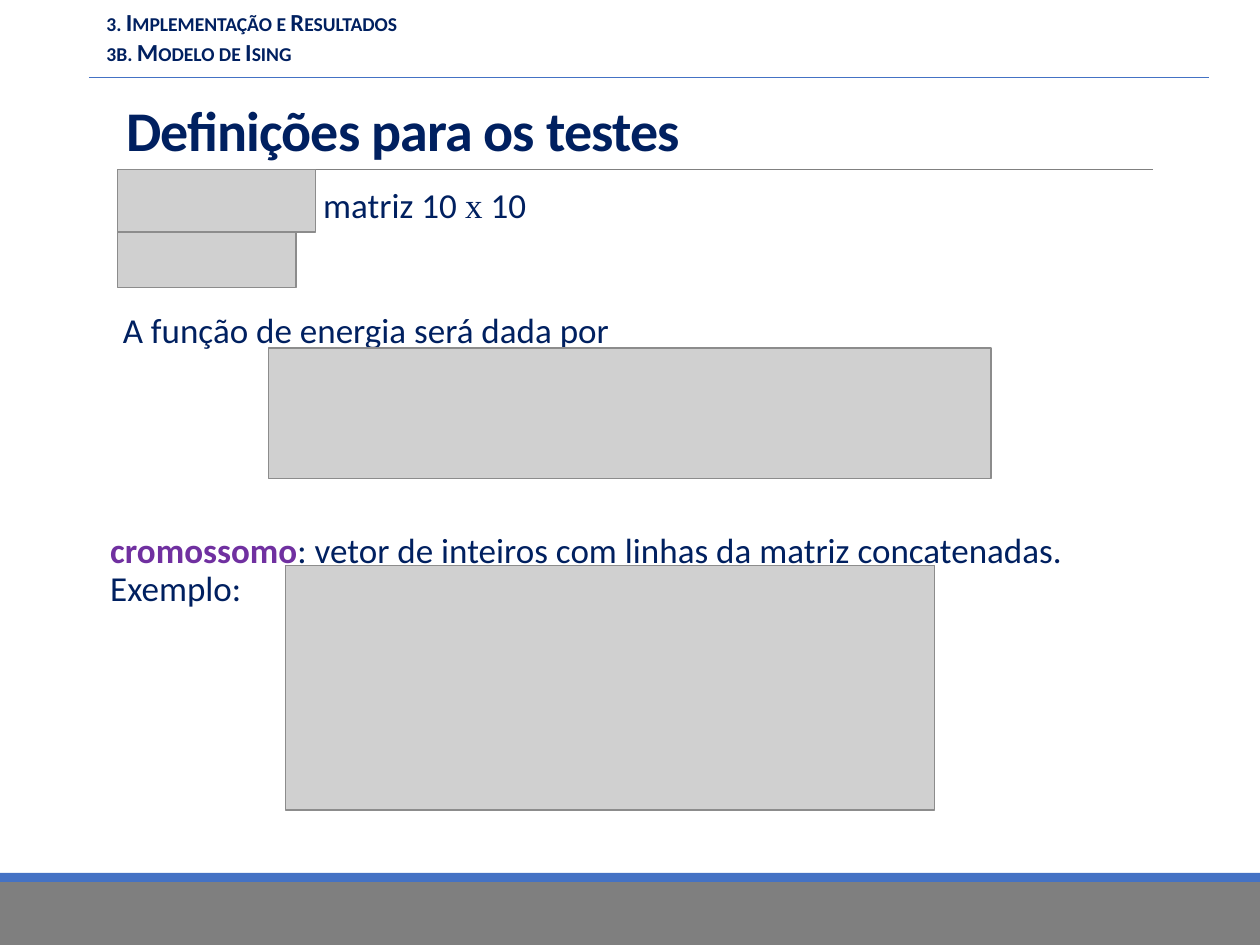
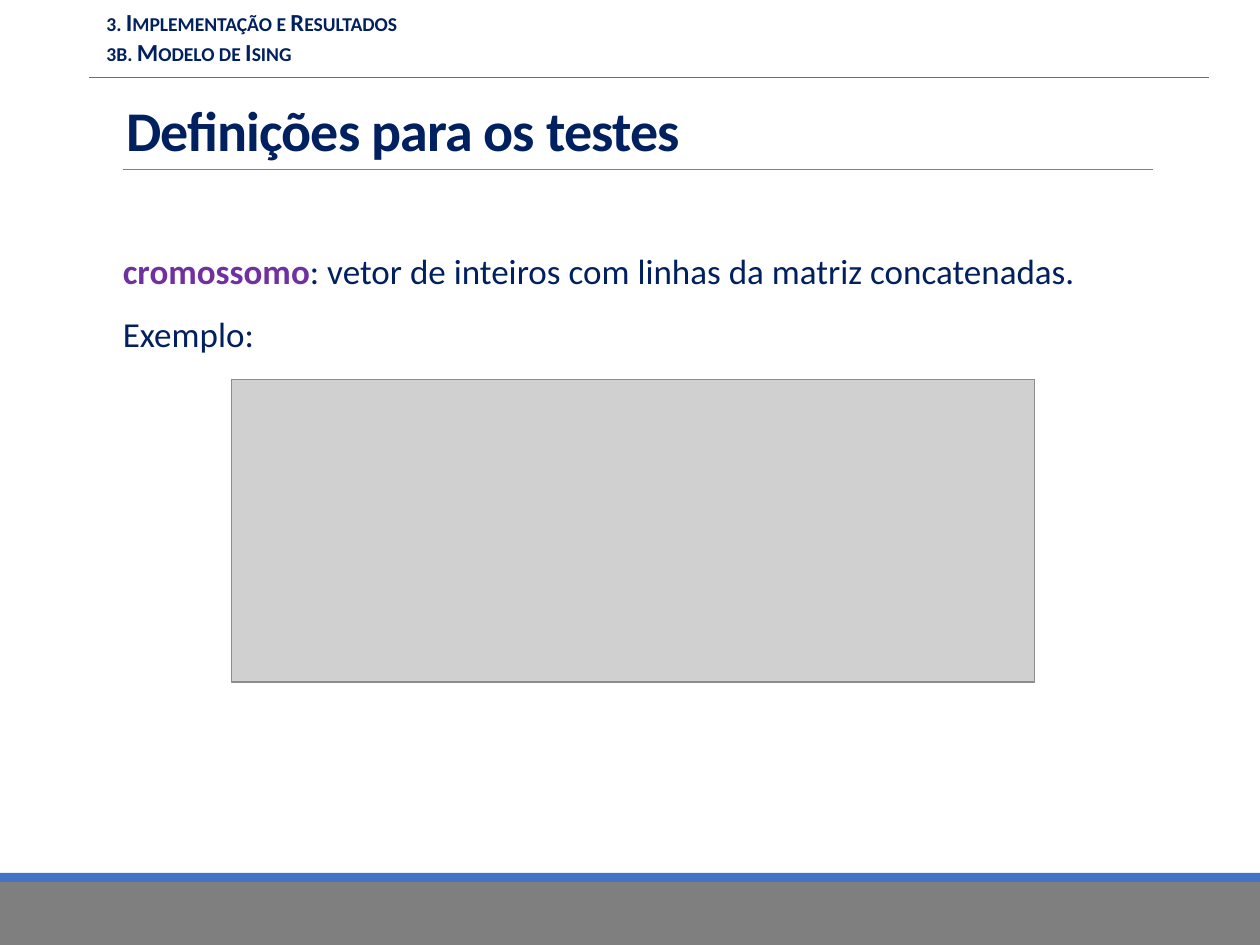
Before and after one commit to fkay/TCC-Monografia, a slide deck: slide 43 of Apresentação/TCC.pptx (slide 42 before the commit). Drawn at 1260x945 pixels with LibreOffice and Linux fonts; fonts in the diff are those of the drawing; grey boxes stand for pictures; background and template pictures are left out. Boxes give left, top, right and bottom in pixels: in the first picture for what was removed or moved away, otherwise in the second. Text is boxed around its words. In the diff, an @@ line names an element or a change of style, - is before the commit and + after.

```diff
--- a/Apresentação/TCC.pptx
+++ b/Apresentação/TCC.pptx
@@ picture removed at (117, 169, 315, 232) @@
@@ picture removed at (117, 232, 296, 287) @@
@@ text at (123, 259, 1074, 353): text changed @@
-  matriz 10 x 10
-  A função de energia será dada por
-cromossomo: vetor de inteiros com linhas da matriz concatenadas. Exemplo:
+  cromossomo: vetor de inteiros com linhas da matriz concatenadas.
+  Exemplo:
@@ picture removed at (268, 348, 990, 478) @@
@@ picture: place and size @@
-picture at (286, 566, 935, 810)
+picture at (232, 379, 1034, 682)
```
Also in this commit, not shown: 2 other slides changed, 1 slide added, 3 other files.
